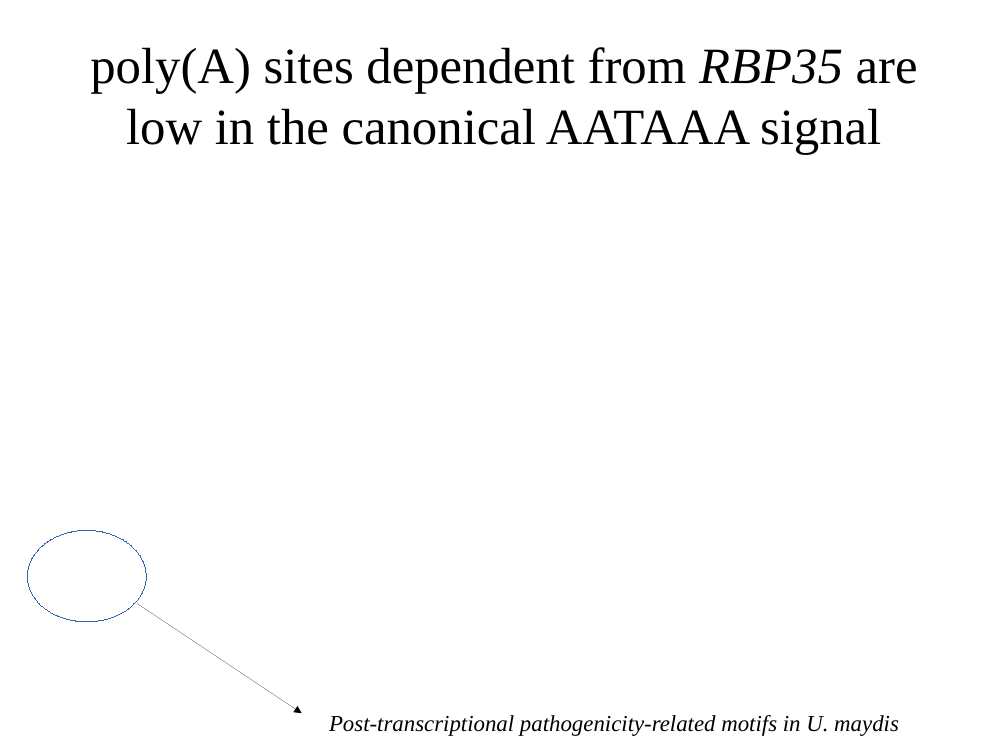
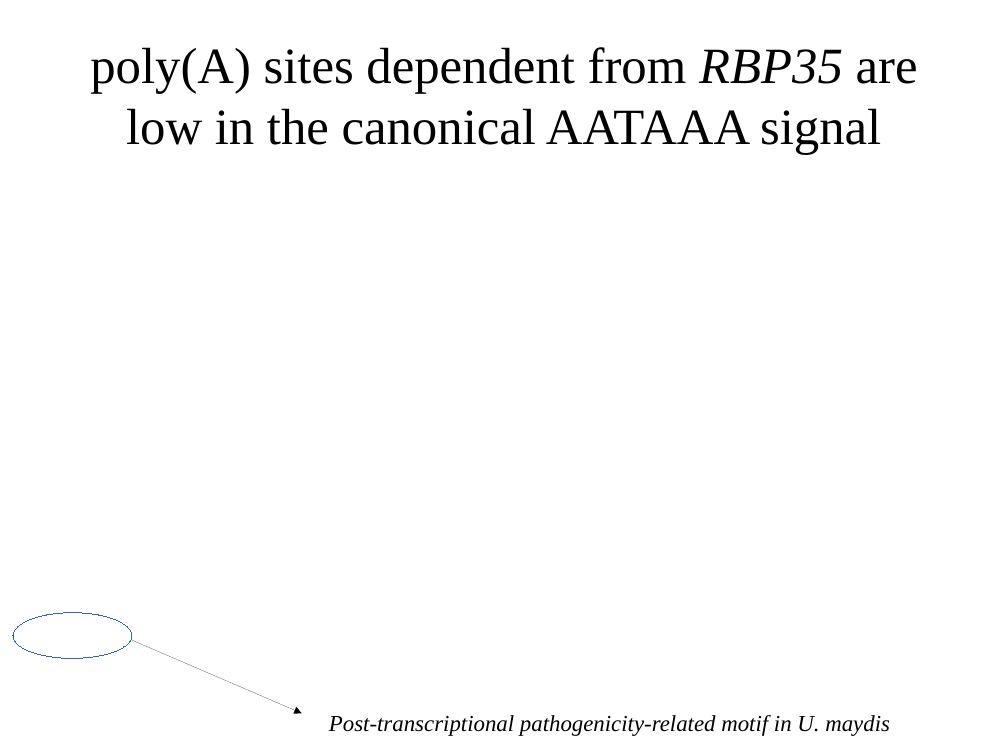
Before and after one commit to wilkinsonlab/m-oryzae-polya, a slide deck: slide 51 of doc/version_21/oryzae_presentation.odp (slide 56 before the commit). Drawn at 1008x756 pixels with LibreOffice and Linux fonts; fonts in the diff are those of the drawing. Boxes give left, top, right and bottom in pixels: in the first picture for what was removed or moved away, otherwise in the second. Text is boxed around its words. In the diff, an @@ line names an element or a change of style, - is before the commit and + after.

```diff
--- a/doc/version_21/oryzae_presentation.odp
+++ b/doc/version_21/oryzae_presentation.odp
@@ ellipse: place and size @@
-ellipse at [27,531,146,622]
+ellipse at [13,613,132,659]
@@ arrow moved from (137, 604) - (302, 713) to (132, 640) - (302, 713) @@
@@ text at [329,715,890,736]: text changed @@
-Post-transcriptional pathogenicity-related motifs in U. maydis
+Post-transcriptional pathogenicity-related motif in U. maydis
```
Also in this commit, not shown: 22 other slides changed, 4 slides added, 9 slides removed, 4 other files.
